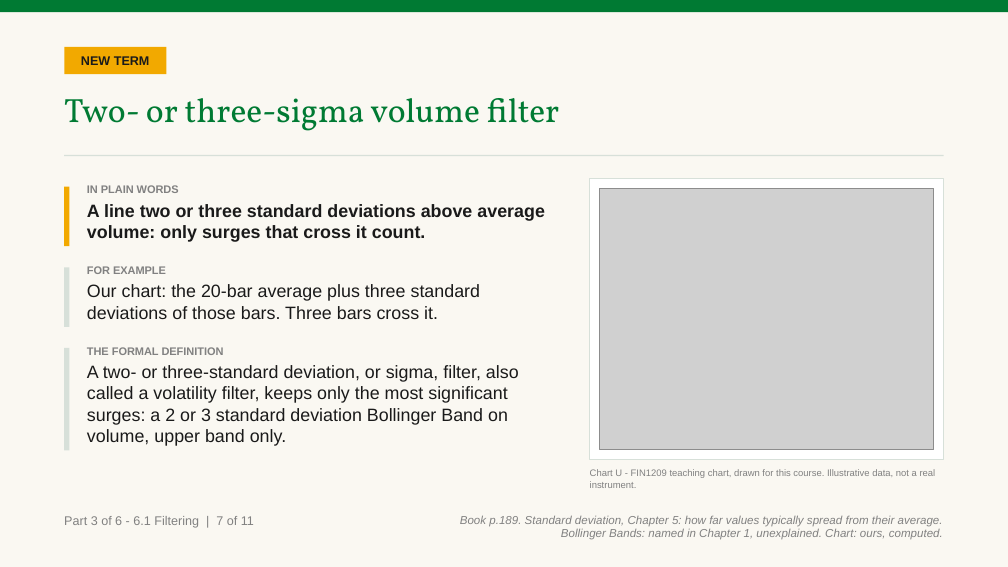
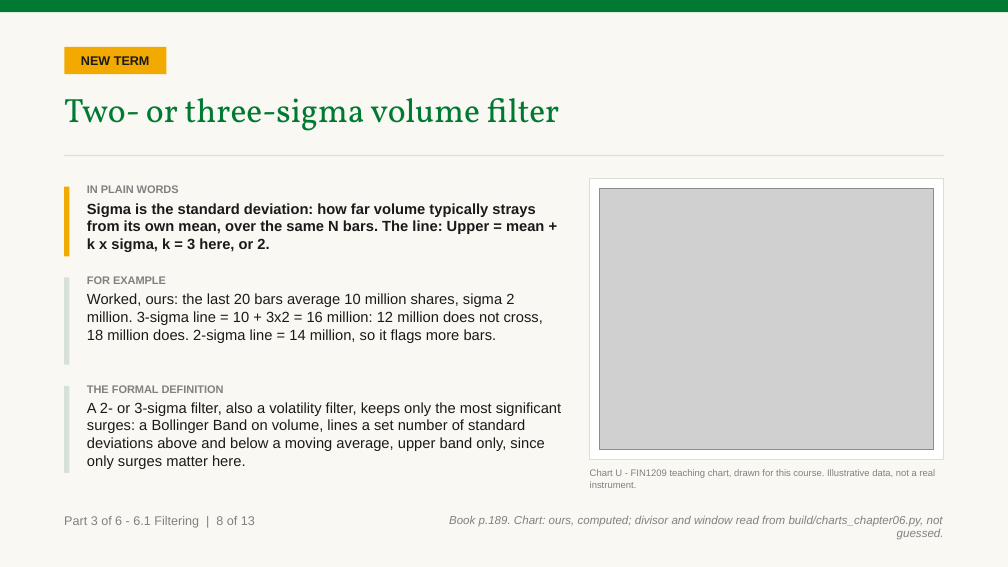
Before and after one commit to benjiesotelo-sudo/Telos_FIN1209, a slide deck: slide 60 of chapter-06/FIN1209-Chapter-06.pptx (slide 59 before the commit). Drawn at 1008x567 pixels with LibreOffice and Linux fonts; fonts in the diff are those of the drawing; grey boxes stand for pictures. Boxes give left, top, right and bottom in pixels: in the first picture for what was removed or moved away, otherwise in the second. Text is boxed around its words. In the diff, an @@ line names an element or a change of style, - is before the commit and + after.

```diff
--- a/chapter-06/FIN1209-Chapter-06.pptx
+++ b/chapter-06/FIN1209-Chapter-06.pptx
@@ rectangle: place and size @@
-rectangle at [64, 187, 70, 247]
+rectangle at [64, 187, 70, 256]
@@ text at [87, 203, 544, 252]: text changed; size 17 to 14 pt @@
-A line two or three standard deviations above average volume: only surges that cross it count.
+Sigma is the standard deviation: how far volume typically strays from its own mean, over the same N bars. The line: Upper = mean + k x sigma, k = 3 here, or 2.
@@ rectangle: place and size @@
-rectangle at [64, 268, 70, 327]
+rectangle at [64, 278, 70, 364]
@@ text at [87, 293, 543, 343]: text changed; size 17 to 14 pt @@
-Our chart: the 20-bar average plus three standard deviations of those bars. Three bars cross it.
+Worked, ours: the last 20 bars average 10 million shares, sigma 2 million. 3-sigma line = 10 + 3x2 = 16 million: 12 million does not cross, 18 million does. 2-sigma line = 14 million, so it flags more bars.
@@ text "FOR EXAMPLE": place and size @@
-text "FOR EXAMPLE" at [87, 266, 481, 319]
+text "FOR EXAMPLE" at [87, 276, 543, 343]
@@ rectangle: place and size @@
-rectangle at [64, 348, 70, 450]
+rectangle at [64, 386, 70, 473]
@@ text "THE FORMAL DEFINITION": place and size @@
-text "THE FORMAL DEFINITION" at [87, 347, 519, 446]
+text "THE FORMAL DEFINITION" at [87, 385, 561, 469]
@@ text at [87, 402, 561, 469]: text changed; size 17 to 14 pt @@
-A two- or three-standard deviation, or sigma, filter, also called a volatility filter, keeps only the most significant surges: a 2 or 3 standard deviation Bollinger Band on volume, upper band only.
+A 2- or 3-sigma filter, also a volatility filter, keeps only the most significant surges: a Bollinger Band on volume, lines a set number of standard deviations above and below a moving average, upper band only, since only surges matter here.
@@ text at [64, 516, 255, 528]: text changed @@
-Part 3 of 6 - 6.1 Filtering | 7 of 11
+Part 3 of 6 - 6.1 Filtering | 8 of 13
@@ text at [449, 515, 944, 540]: text changed @@
-Book p.189. Standard deviation, Chapter 5: how far values typically spread from their average. Bollinger Bands: named in Chapter 1, unexplained. Chart: ours, computed.
+Book p.189. Chart: ours, computed; divisor and window read from build/charts_chapter06.py, not guessed.
```
Also in this commit, not shown: 11 other slides changed, 2 slides added, 2 other files.
